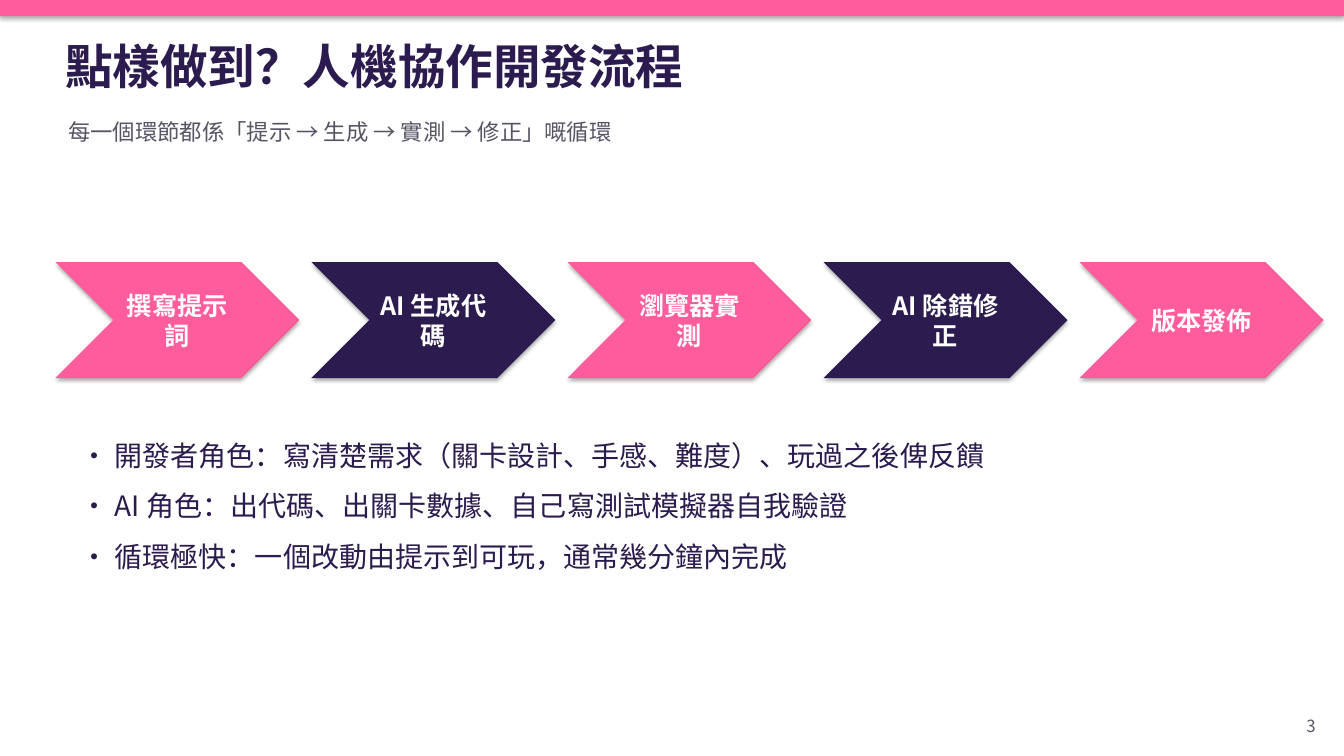
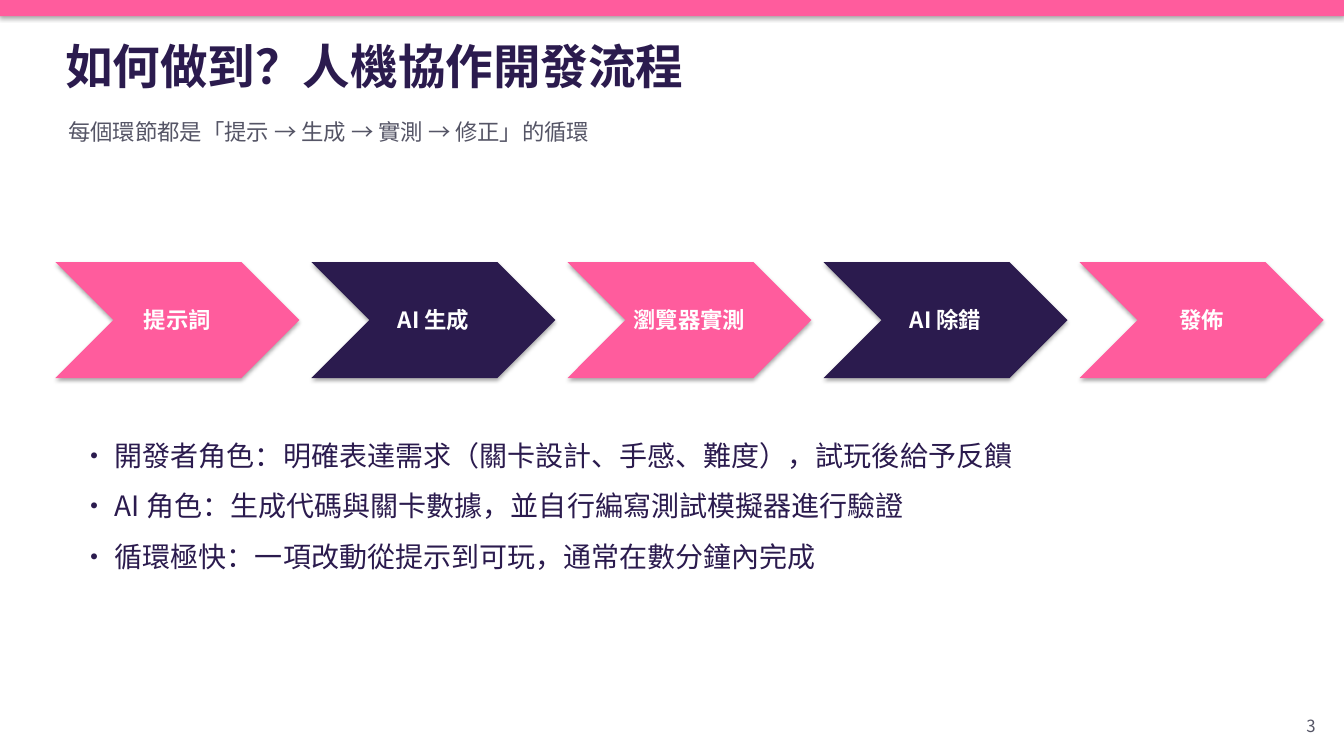
Before and after one commit to chengkaho98-svg/Mini3Dgame, a slide deck: slide 3 of 糖糖大亂鬥_AI開發Playbook.pptx. Drawn at 1344x756 pixels with LibreOffice and Linux fonts; fonts in the diff are those of the drawing. Boxes give left, top, right and bottom in pixels: in the first picture for what was removed or moved away, otherwise in the second. Text is boxed around its words. In the diff, an @@ line names an element or a change of style, - is before the commit and + after.

```diff
--- a/糖糖大亂鬥_AI開發Playbook.pptx
+++ b/糖糖大亂鬥_AI開發Playbook.pptx
@@ text at box(65, 43, 683, 89): text changed @@
-點樣做到？人機協作開發流程
+如何做到？人機協作開發流程
@@ text at box(68, 121, 589, 142): text changed @@
-每一個環節都係「提示 → 生成 → 實測 → 修正」嘅循環
+每個環節都是「提示 → 生成 → 實測 → 修正」的循環
@@ chevron "瀏覽器實測" at box(568, 262, 812, 378): size 18 to 16 pt @@
@@ text in chevron at box(144, 309, 211, 330): text changed; size 18 to 16 pt @@
-撰寫提示詞
+提示詞
@@ text in chevron at box(398, 309, 470, 330): text changed; size 18 to 16 pt @@
-AI 生成代碼
+AI 生成
@@ text in chevron at box(910, 306, 982, 334): text changed; size 18 to 16 pt @@
-AI 除錯修正
+AI 除錯
@@ text in chevron at box(1179, 309, 1224, 330): text changed; size 18 to 16 pt @@
-版本發佈
+發佈
@@ text at box(115, 442, 1012, 570): text changed @@
-• 開發者角色：寫清楚需求（關卡設計、手感、難度）、玩過之後俾反饋
-• AI 角色：出代碼、出關卡數據、自己寫測試模擬器自我驗證
-• 循環極快：一個改動由提示到可玩，通常幾分鐘內完成
+• 開發者角色：明確表達需求（關卡設計、手感、難度），試玩後給予反饋
+• AI 角色：生成代碼與關卡數據，並自行編寫測試模擬器進行驗證
+• 循環極快：一項改動從提示到可玩，通常在數分鐘內完成
```
Also in this commit, not shown: 13 other slides changed, 32 other files.
